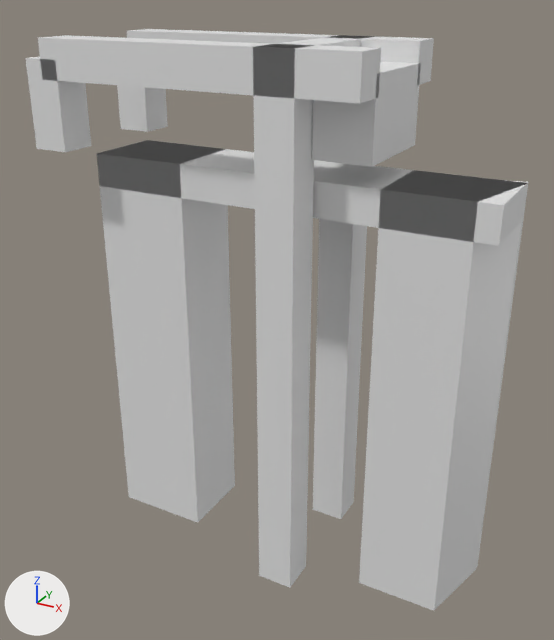
What one commit did to the glTF model models/deil/deil-brug-d4501526/deil-brug-d4501526.glb.
The view is the same before and after, from a 50 mm camera at (7.99, -15.37, 3.99) aimed at (-0.44, -0.04, -3.68). The axes (+X, +Y, +Z) are drawn at lower left. The lights are the same throughout. The older version comes first.

The scene before the commit, as lines of its bpy script (objects in view):
```python
ob_building_balans = bpy.data.objects.new('building:balans', me_balans)
ob_building_balans.location = (0.0, 0.0, 0.0)
ob_building_balans_2 = bpy.data.objects.new('building:balans 2', me_balans_2)
ob_building_balans_2.location = (0.0, 0.0, 0.0)
ob_building_contragewicht = bpy.data.objects.new('building:contragewicht', me_contragewicht)
ob_building_contragewicht.location = (0.0, 0.0, 0.0)
ob_building_hamei = bpy.data.objects.new('building:hamei', me_hamei)
ob_building_hamei.location = (0.0, 0.0, 0.0)
ob_building_hamei_2 = bpy.data.objects.new('building:hamei 2', me_hamei_2)
ob_building_hamei_2.location = (0.0, 0.0, 0.0)
ob_building_hangstang = bpy.data.objects.new('building:hangstang', me_hangstang)
ob_building_hangstang.location = (0.0, 0.0, 0.0)
ob_building_hangstang_2 = bpy.data.objects.new('building:hangstang 2', me_hangstang_2)
ob_building_hangstang_2.location = (0.0, 0.0, 0.0)
ob_building_portaal = bpy.data.objects.new('building:portaal', me_portaal)
ob_building_portaal.location = (0.0, 0.0, 0.0)
ob_road_landhoofd__aangenomen__2 = bpy.data.objects.new('road:landhoofd (aangenomen) 2', me_landhoofd__aangenomen__2)
ob_road_landhoofd__aangenomen__2.location = (0.0, 0.0, 0.0)
# also in view: 'road:dek' at (0.0, 0.0, -0.23); 'road:landhoofd (aangenomen)' at (-3.7, 0.0, -4.91)
```
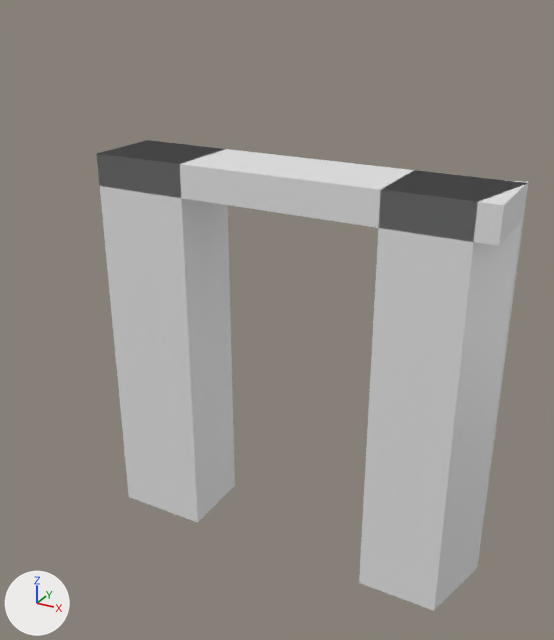
Location of each change, (x1, y1, x2, y2) in pixels of the pictures (554 x 640 px):
'building:hamei 2', deleted
    before: (253, 44, 314, 588)
'building:balans 2', deleted
    before: (38, 35, 381, 103)
'building:hamei', deleted
    before: (313, 35, 376, 519)
'building:contragewicht', deleted
    before: (312, 62, 421, 167)
'building:hangstang 2', deleted
    before: (25, 57, 91, 152)
'building:balans', deleted
    before: (127, 29, 434, 85)
'building:hangstang', deleted
    before: (117, 85, 168, 132)
'building:portaal', deleted
    before: (270, 36, 366, 47)

The change, as a list of edits to the scene's bpy script:
```text
Remove ob_building_hamei:
    ob_building_hamei = bpy.data.objects.new('building:hamei', me_hamei)
    ob_building_hamei.location = (0.0, 0.0, 0.0)
Remove ob_building_hamei_2:
    ob_building_hamei_2 = bpy.data.objects.new('building:hamei 2', me_hamei_2)
    ob_building_hamei_2.location = (0.0, 0.0, 0.0)
Remove ob_building_portaal:
    ob_building_portaal = bpy.data.objects.new('building:portaal', me_portaal)
    ob_building_portaal.location = (0.0, 0.0, 0.0)
Remove ob_building_balans:
    ob_building_balans = bpy.data.objects.new('building:balans', me_balans)
    ob_building_balans.location = (0.0, 0.0, 0.0)
Remove ob_building_hangstang:
    ob_building_hangstang = bpy.data.objects.new('building:hangstang', me_hangstang)
    ob_building_hangstang.location = (0.0, 0.0, 0.0)
Remove ob_building_balans_2:
    ob_building_balans_2 = bpy.data.objects.new('building:balans 2', me_balans_2)
    ob_building_balans_2.location = (0.0, 0.0, 0.0)
Remove ob_building_hangstang_2:
    ob_building_hangstang_2 = bpy.data.objects.new('building:hangstang 2', me_hangstang_2)
    ob_building_hangstang_2.location = (0.0, 0.0, 0.0)
Remove ob_building_contragewicht:
    ob_building_contragewicht = bpy.data.objects.new('building:contragewicht', me_contragewicht)
    ob_building_contragewicht.location = (0.0, 0.0, 0.0)
```
